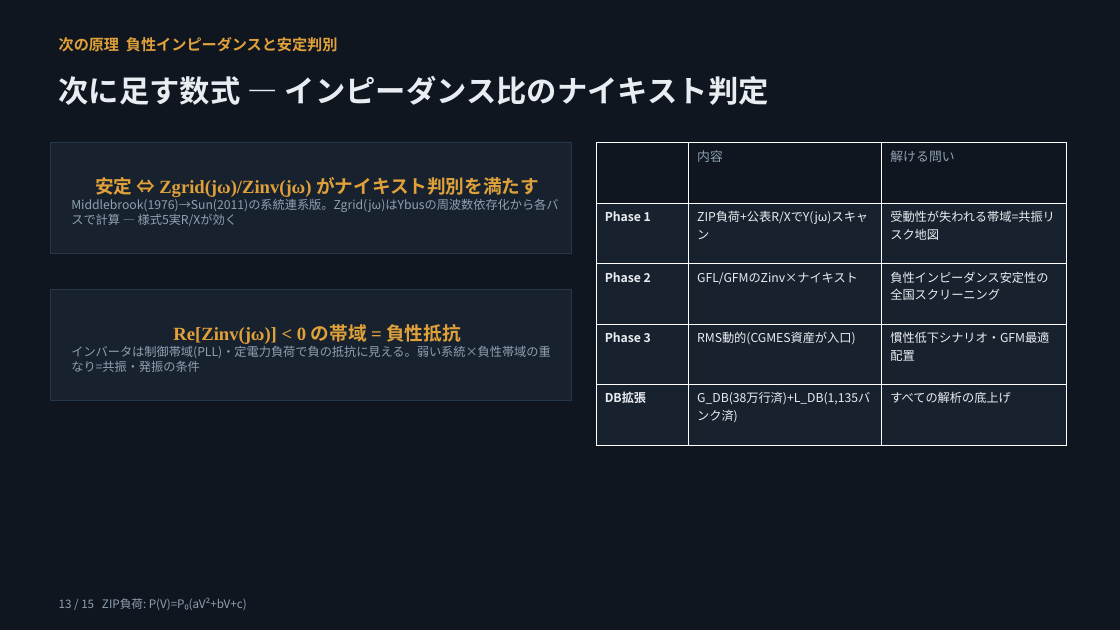
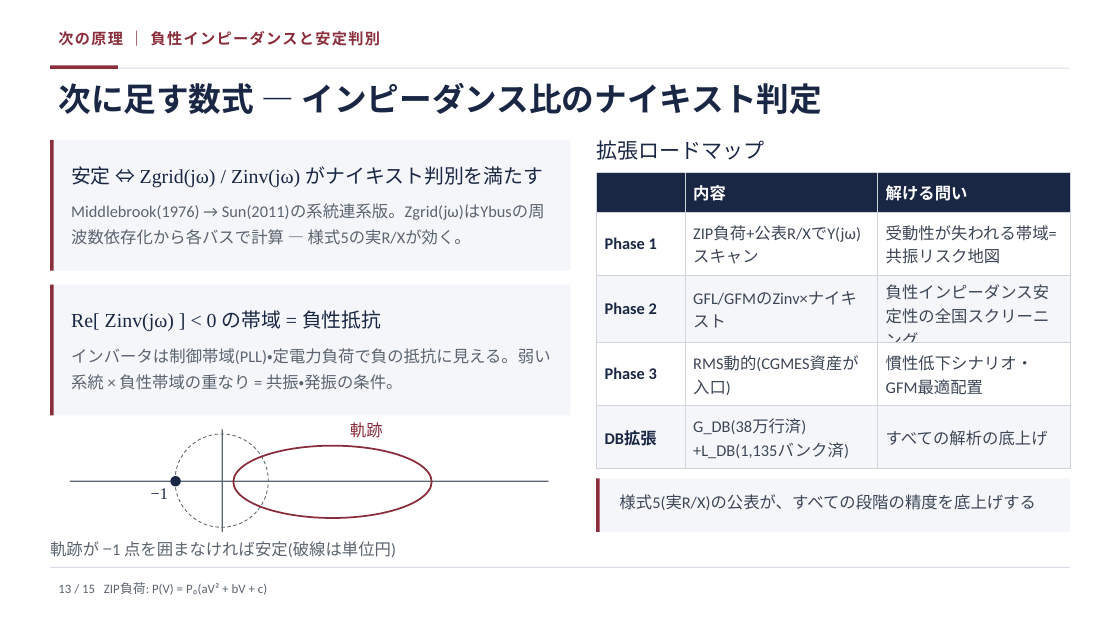
Before and after one commit to lutelute/All-Japan-Grid, a slide deck: slide 13 of docs/slides/AGJ_dynamics_2026-08-17_genspark.pptx. Drawn at 1120x630 pixels with LibreOffice and Linux fonts; fonts in the diff are those of the drawing. Boxes give left, top, right and bottom in pixels: in the first picture for what was removed or moved away, otherwise in the second. Text is boxed around its words. In the diff, an @@ line names an element or a change of style, - is before the commit and + after.

```diff
--- a/docs/slides/AGJ_dynamics_2026-08-17_genspark.pptx
+++ b/docs/slides/AGJ_dynamics_2026-08-17_genspark.pptx
@@ rectangle removed at <box>0,0,1120,630</box> @@
@@ text at <box>58,31,380,46</box>: text changed; font Noto Sans CJK JP to Calibri; text colour #E0A13A to #8A2E3B @@
-次の原理 負性インピーダンスと安定判別
+次の原理 ｜ 負性インピーダンスと安定判別
@@ text "次に足す数式 — インピーダンス比のナイキスト判定": place and size @@
-text "次に足す数式 — インピーダンス比のナイキスト判定" at <box>59,76,769,105</box>
+text "次に足す数式 — インピーダンス比のナイキスト判定" at <box>58,83,822,114</box>
@@ text "次に足す数式 — インピーダンス比のナイキスト判定" at <box>58,83,822,114</box>: size 26 to 28 pt, font Noto Sans CJK JP to Calibri, text colour #E9EDF2 to #1A2744; line spacing 1.25 to 1 @@
@@ rectangle added at <box>50,68,1070,69</box>, fill #D8DEE7 @@
@@ rectangle added at <box>50,66,118,69</box>, fill #8A2E3B @@
@@ rectangle "安定 ⇔ Zgrid(jω) / Zinv(jω) ..." at <box>50,140,571,271</box>: fill #18222E to none; outline #26374A 0.75 pt to #4B7EBC 0.75 pt @@
@@ rectangle "安定 ⇔ Zgrid(jω) / Zinv(jω) ...": place and size @@
-rectangle "安定 ⇔ Zgrid(jω) / Zinv(jω) ..." at <box>50,143,571,254</box>
+rectangle "安定 ⇔ Zgrid(jω) / Zinv(jω) ..." at <box>50,140,571,271</box>
@@ rectangle added at <box>50,140,571,271</box>, fill #F4F6FA @@
@@ rectangle added at <box>50,140,54,271</box>, fill #8A2E3B @@
@@ text added at <box>596,140,764,160</box>, 18 pt, text #1A2744 @@
+拡張ロードマップ
@@ text in rectangle at <box>71,166,545,245</box>: text changed; size 10.5 to 14 pt; font Noto Sans CJK JP to Calibri; text colour #8FA0B2 to #5B6470 @@
-安定 ⇔ Zgrid(jω)/Zinv(jω) がナイキスト判別を満たす
-Middlebrook(1976)→Sun(2011)の系統連系版。Zgrid(jω)はYbusの周波数依存化から各バスで計算 — 様式5実R/Xが効く
+安定 ⇔ Zgrid(jω) / Zinv(jω) がナイキスト判別を満たす
+Middlebrook(1976) → Sun(2011)の系統連系版。Zgrid(jω)はYbusの周波数依存化から各バスで計算 — 様式5の実R/Xが効く。
@@ table at <box>597,173,1070,469</box> @@
@@ fill #0F1620 to #1A2744 in row 1 @@
@@ fill #18222E to #FFFFFF in 6 cells @@
@@ fill #18222E to #F4F6FA in 6 cells @@
@@ size 11 to 14 pt, text colour #8FA0B2 to #FFFFFF, bold on in "内容", "解ける問い" @@
@@ font Noto Sans CJK JP to Calibri, size 10.5 to 14 pt @@
@@ text colour #E9EDF2 to #1A2744 in "Phase 1", "Phase 2", "Phase 3", "DB拡張" @@
@@ text colour #E9EDF2 to #3D4657 in "ZIP負荷+公表R/XでY(jω)スキャン", "受動性が失われる帯域=共振リスク地図", "GFL/GFMのZinv×ナイキスト", "負性インピーダンス安定性の全国スクリーニング" and 4 more places @@
@@ borders changed @@
@@ table: place and size @@
-table at <box>597,143,1067,445</box>
+table at <box>597,173,1070,469</box>
@@ rectangle "Re[ Zinv(jω) ] < 0 ...": place and size @@
-rectangle "Re[ Zinv(jω) ] < 0 ..." at <box>50,290,571,401</box>
+rectangle "Re[ Zinv(jω) ] < 0 ..." at <box>50,285,571,416</box>
@@ rectangle "Re[ Zinv(jω) ] < 0 ..." at <box>50,285,571,416</box>: fill #18222E to none; outline #26374A 0.75 pt to #4B7EBC 0.75 pt @@
@@ rectangle added at <box>50,285,571,416</box>, fill #F4F6FA @@
@@ rectangle added at <box>50,285,54,416</box>, fill #8A2E3B @@
@@ text in rectangle at <box>71,310,550,390</box>: text changed; size 10.5 to 14 pt; font Noto Sans CJK JP to Calibri; text colour #8FA0B2 to #5B6470 @@
-Re[Zinv(jω)] < 0 の帯域 = 負性抵抗
-インバータは制御帯域(PLL)・定電力負荷で負の抵抗に見える。弱い系統×負性帯域の重なり=共振・発振の条件
+Re[ Zinv(jω) ] < 0 の帯域 = 負性抵抗
+インバータは制御帯域(PLL)・定電力負荷で負の抵抗に見える。弱い系統 × 負性帯域の重なり = 共振・発振の条件。
@@ ellipse added at <box>175,434,268,528</box>, outline #5B6470 0.75 pt dashed @@
@@ rectangle added at <box>222,429,223,532</box>, fill #5B6470 @@
@@ ellipse added at <box>234,446,432,518</box>, outline #8A2E3B 1.5 pt @@
@@ text added at <box>350,422,383,438</box>, 14 pt, text #8A2E3B @@
+軌跡
@@ ellipse added at <box>171,476,181,486</box>, fill #1A2744 @@
@@ rectangle added at <box>597,478,1070,532</box>, fill #F4F6FA @@
@@ rectangle added at <box>597,478,600,532</box>, fill #8A2E3B @@
@@ rectangle added at <box>70,481,548,481</box>, fill #5B6470 @@
@@ text added at <box>151,488,168,499</box>, 14 pt, text #1A2744 @@
+−1
@@ text added at <box>619,494,1035,510</box>, 14 pt, text #3D4657 @@
+様式5(実R/X)の公表が、すべての段階の精度を底上げする
@@ rectangle added at <box>50,567,1070,568</box>, fill #D8DEE7 @@
@@ text added at <box>50,541,396,557</box>, 14 pt, text #5B6470 @@
+軌跡が −1 点を囲まなければ安定(破線は単位円)
@@ text at <box>58,582,267,595</box>: text changed; size 10 to 11 pt; font Noto Sans CJK JP to Calibri; text colour #8FA0B2 to #5B6470 @@
-13 / 15 ZIP負荷: P(V)=P₀(aV²+bV+c)
+13 / 15 ZIP負荷: P(V) = P₀(aV² + bV + c)
```
Also in this commit, not shown: 14 other slides changed.
